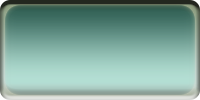
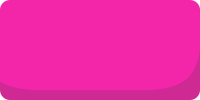
Layers edited between the first and the second 200px x 100px image:
renamed (unnamed layer) to "ENTER", hid it, painted on it over [left=31, top=32, right=171, bottom=65]
